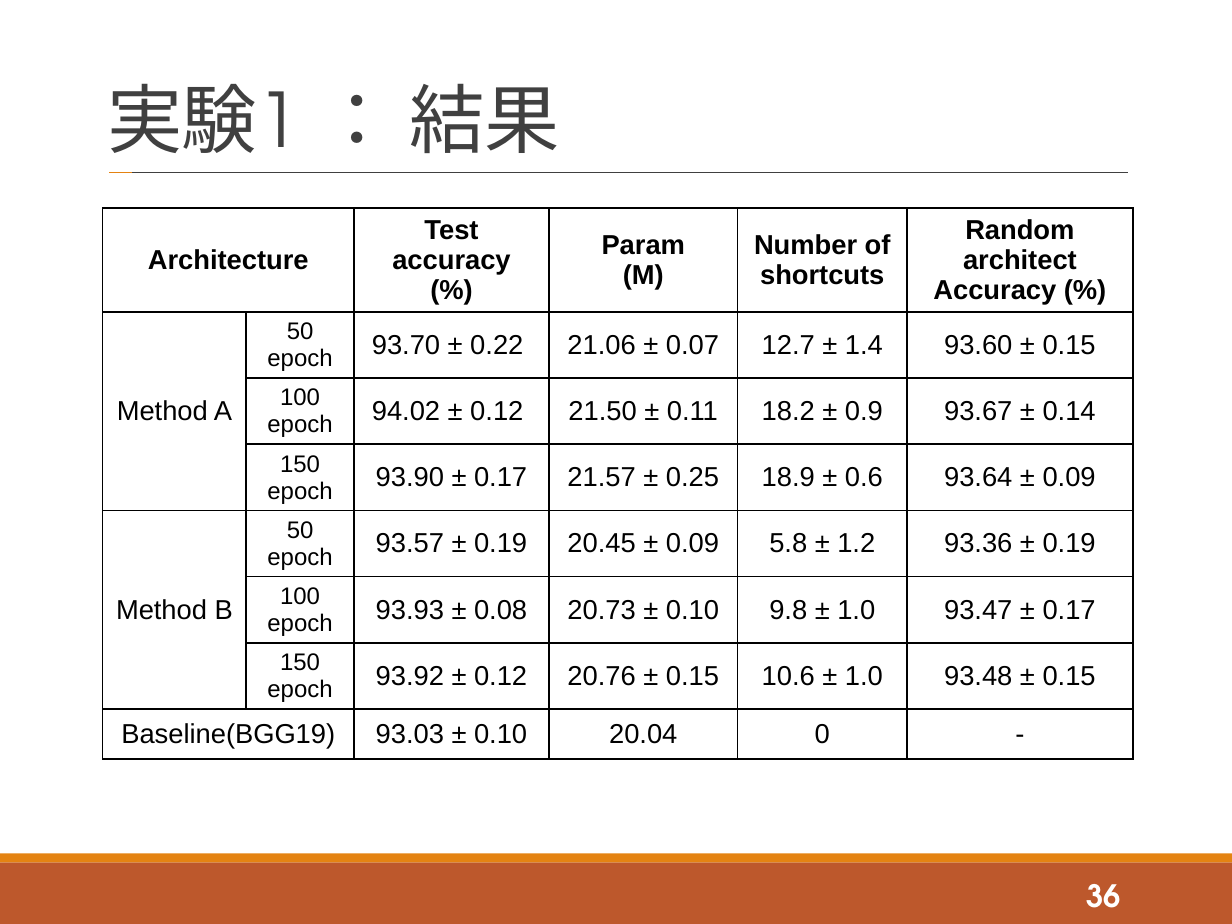
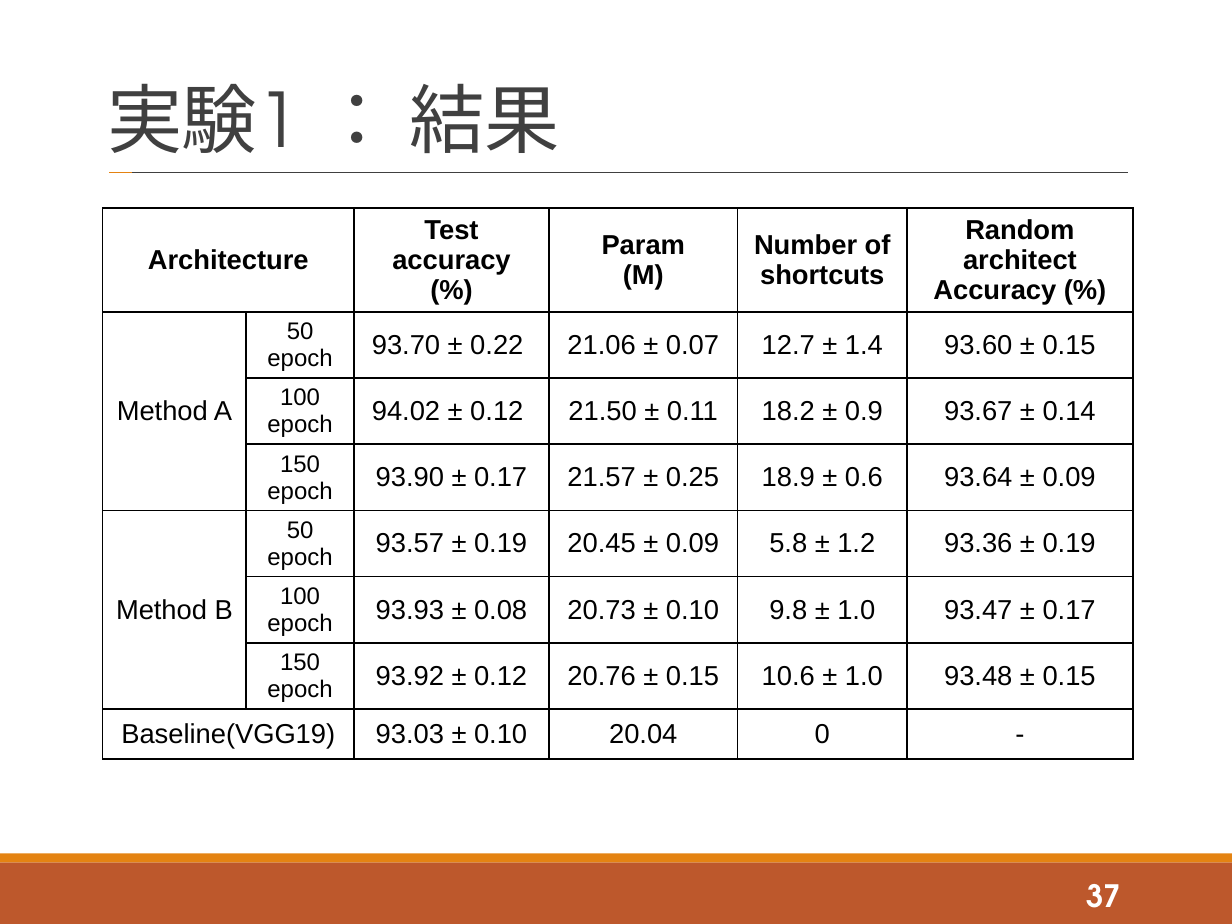
Before and after one commit to tatsuya-sugiyama/WeeklyReport, a slide deck: slide 37 of report/2020後期/2020_2nd_sugiyama.pptx (slide 36 before the commit). Drawn at 1232x924 pixels with LibreOffice and Linux fonts; fonts in the diff are those of the drawing. Boxes give left, top, right and bottom in pixels: in the first picture for what was removed or moved away, otherwise in the second. Text is boxed around its words. In the diff, an @@ line names an element or a change of style, - is before the commit and + after.

```diff
--- a/report/2020後期/2020_2nd_sugiyama.pptx
+++ b/report/2020後期/2020_2nd_sugiyama.pptx
@@ table at [102,208,1132,788] @@
-row 8, column 1: Baseline(BGG19)
+row 8, column 1: Baseline(VGG19)
@@ page number at [1086,884,1120,908]: text changed @@
-36
+37
```
Also in this commit, not shown: 16 other slides changed, 1 slide added, 2 other files.
